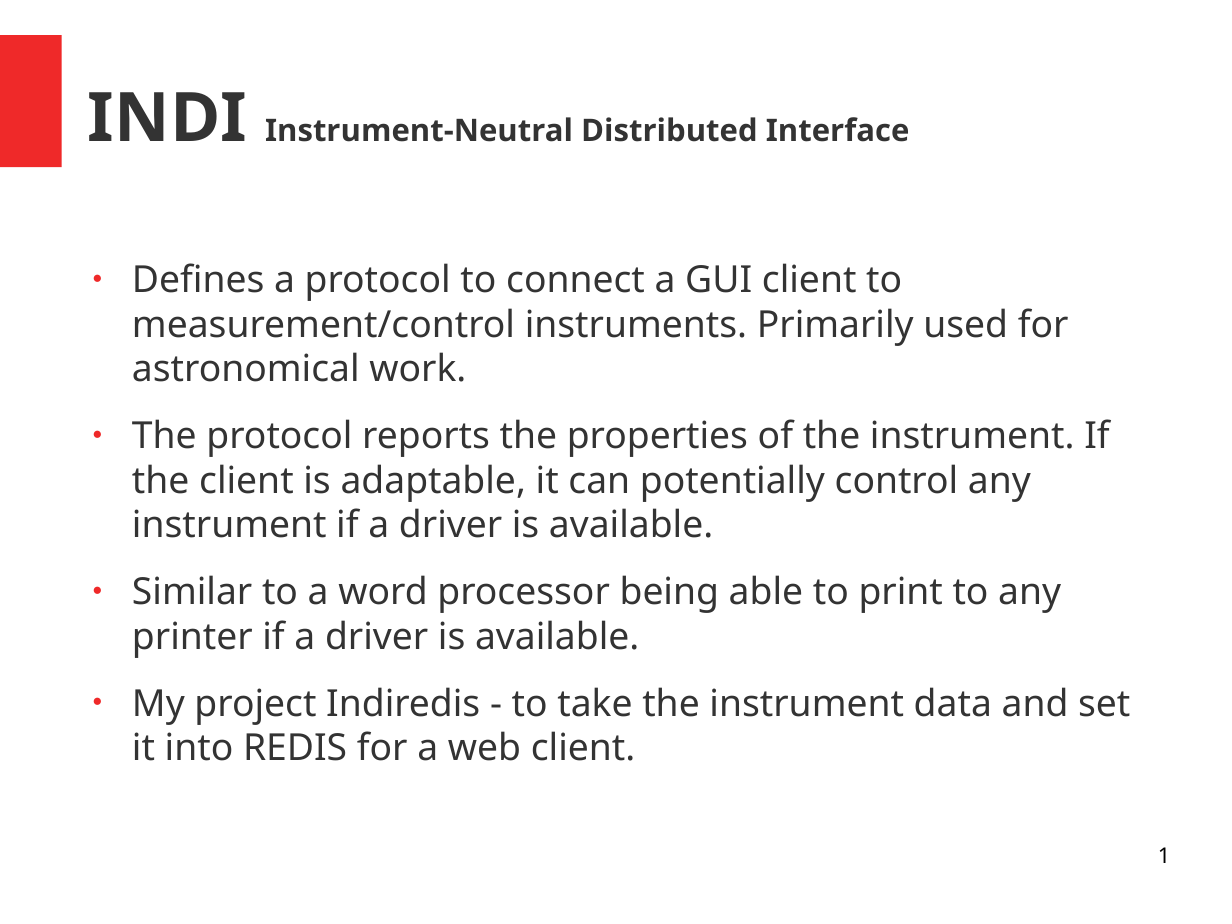
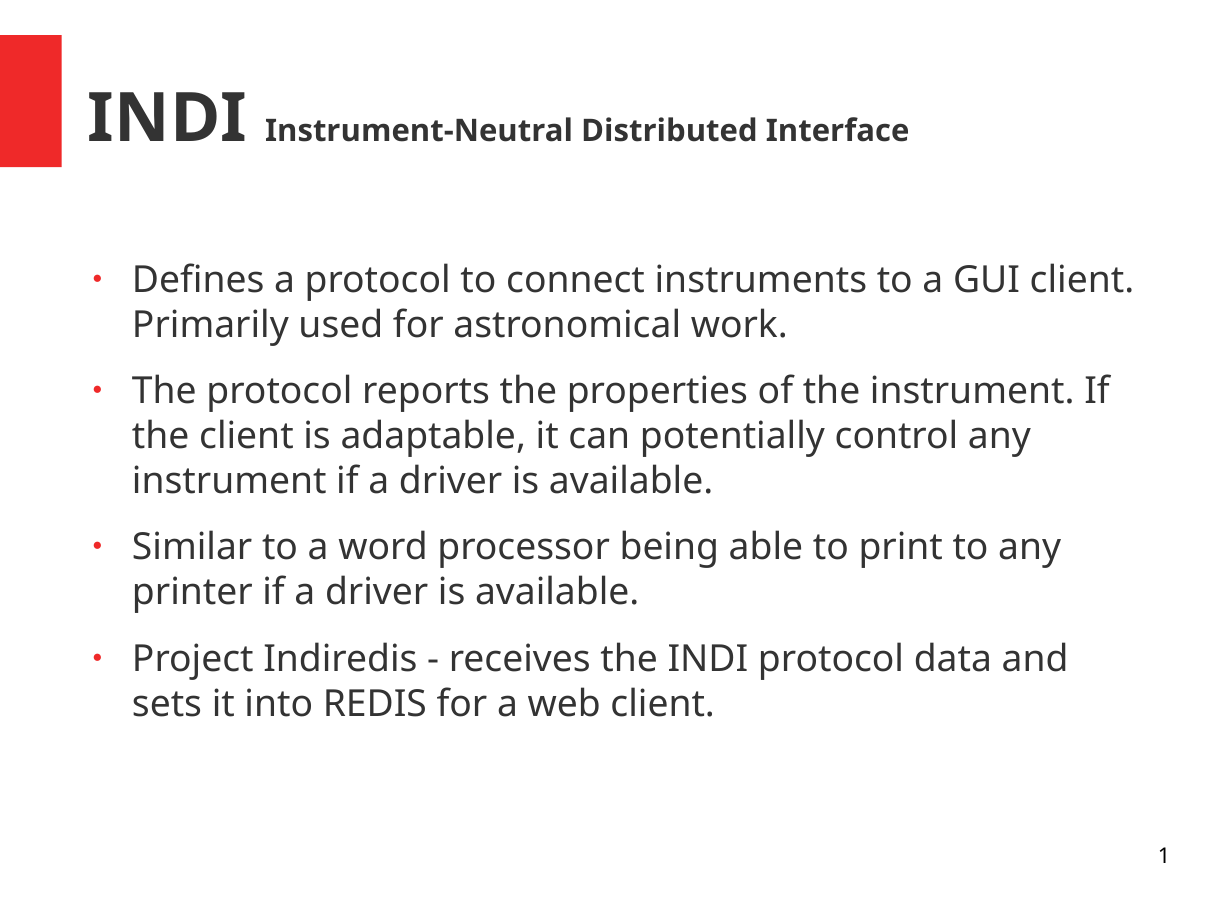
Before and after one commit to bernie-skipole/indi, a slide deck: slide 1 of indislides.odp. Drawn at 1232x924 pixels with LibreOffice and Linux fonts; fonts in the diff are those of the drawing. Boxes give left, top, right and bottom in pixels: in the first picture for what was removed or moved away, otherwise in the second. Text is boxed around its words. In the diff, an @@ line names an element or a change of style, - is before the commit and + after.

```diff
--- a/indislides.odp
+++ b/indislides.odp
@@ text at <box>132,263,1135,346</box>: text changed @@
-● Defines a protocol to connect a GUI client to measurement/control instruments. Primarily used for astronomical work.
+● Defines a protocol to connect instruments to a GUI client. Primarily used for astronomical work.
@@ text at <box>132,642,1069,717</box>: text changed @@
-● My project Indiredis - to take the instrument data and set it into REDIS for a web client.
+● Project Indiredis - receives the INDI protocol data and sets it into REDIS for a web client.
```
Also in this commit, not shown: 7 other slides changed, 1 slide added, 1 slide removed, 9 other files.
